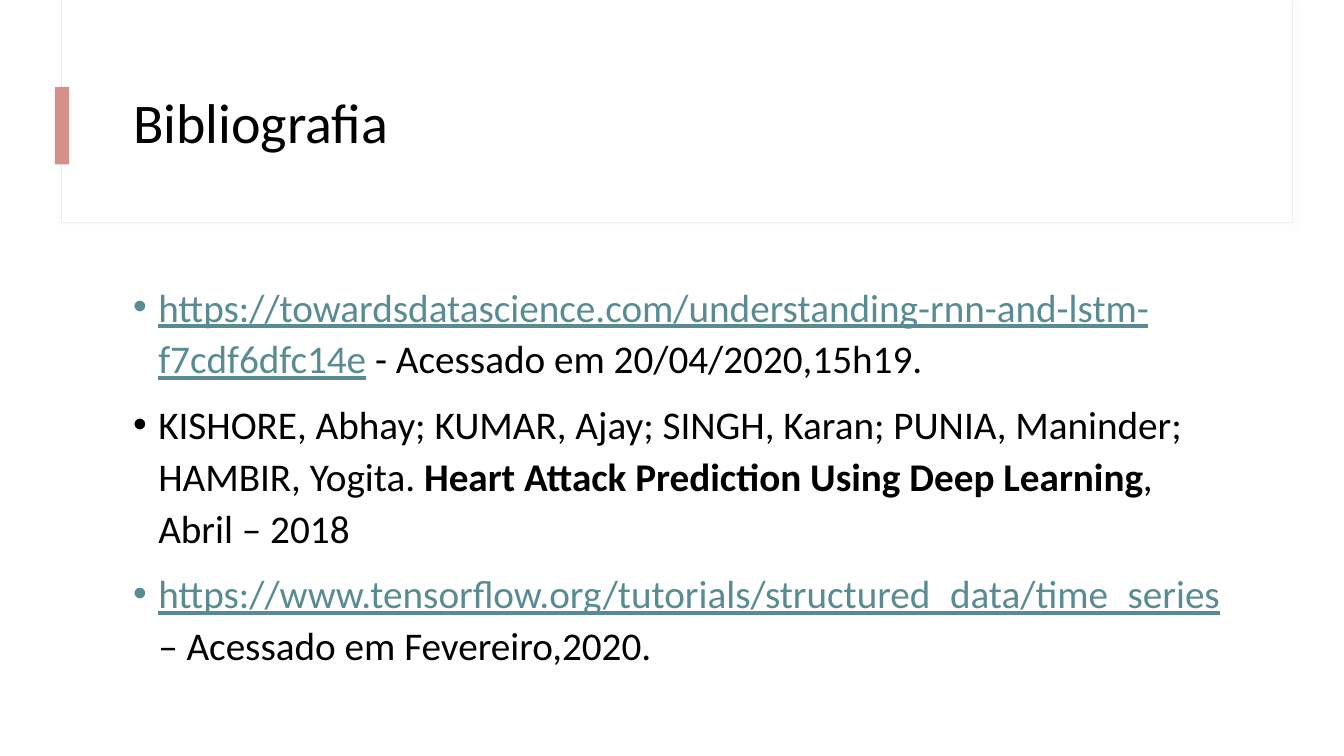
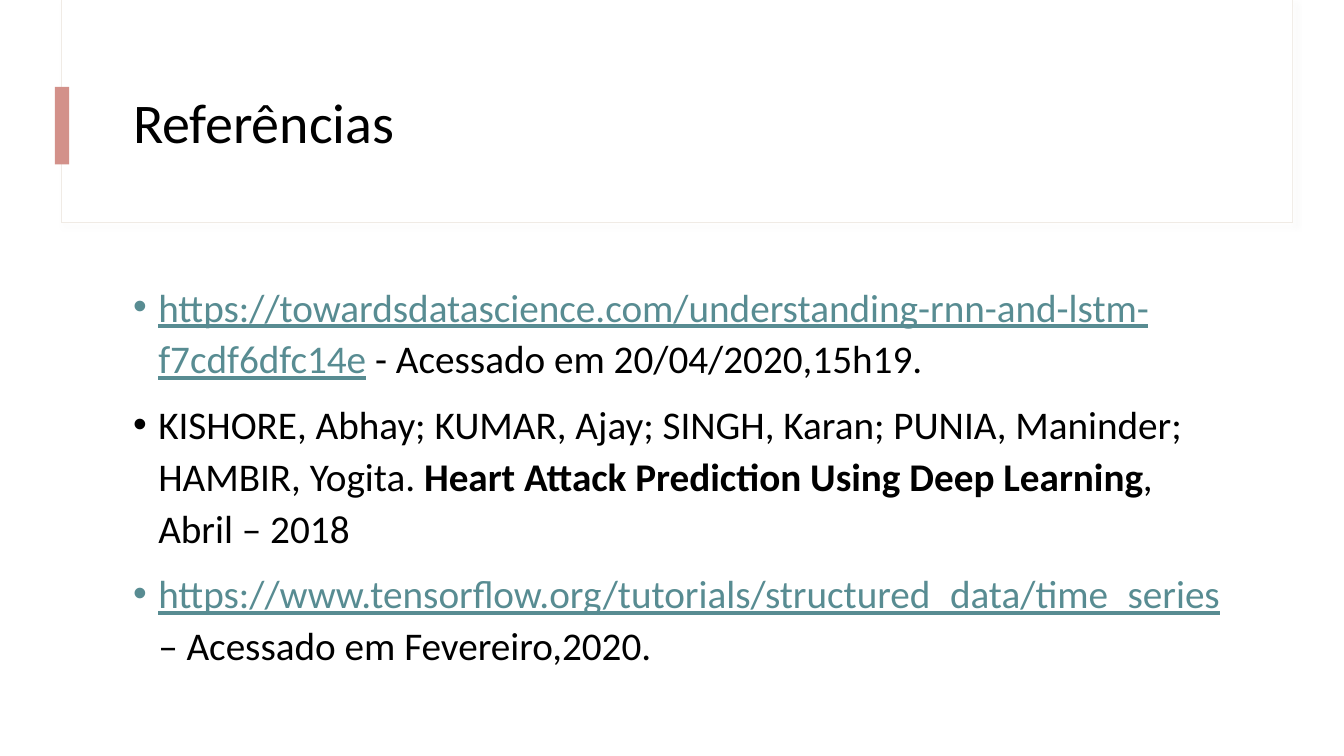
Before and after one commit to leandro-sartini/sudden_death_tcc, a slide deck: slide 19 of docs/Rede Neural Recorrente – Long Short-Term Memory.pptx (slide 17 before the commit). Drawn at 1344x756 pixels with LibreOffice and Linux fonts; fonts in the diff are those of the drawing. Boxes give left, top, right and bottom in pixels: in the first picture for what was removed or moved away, otherwise in the second. Text is boxed around its words. In the diff, an @@ line names an element or a change of style, - is before the commit and + after.

```diff
--- a/docs/Rede Neural Recorrente – Long Short-Term Memory.pptx
+++ b/docs/Rede Neural Recorrente – Long Short-Term Memory.pptx
@@ title at box(133, 104, 394, 144): text changed @@
-Bibliografia
+Referências
```
Also in this commit, not shown: 7 other slides changed, 3 slides added, 1 other file.
